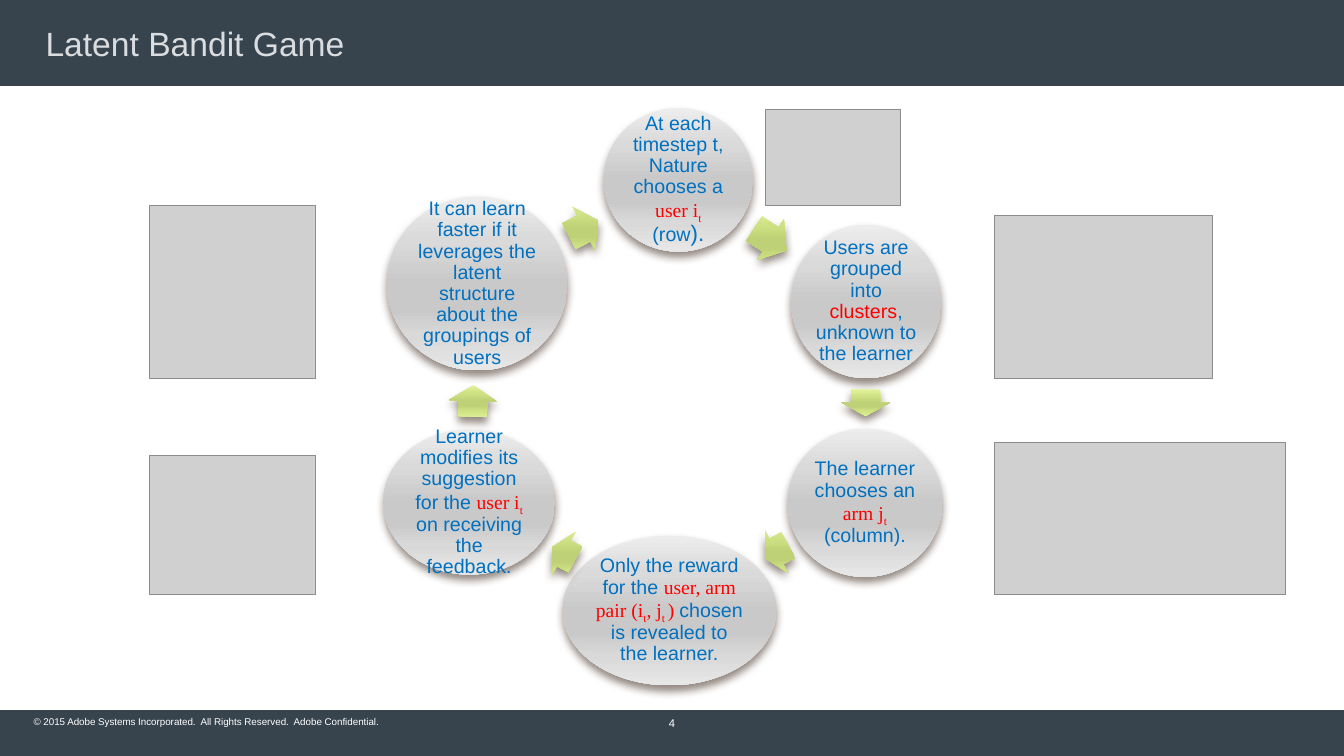
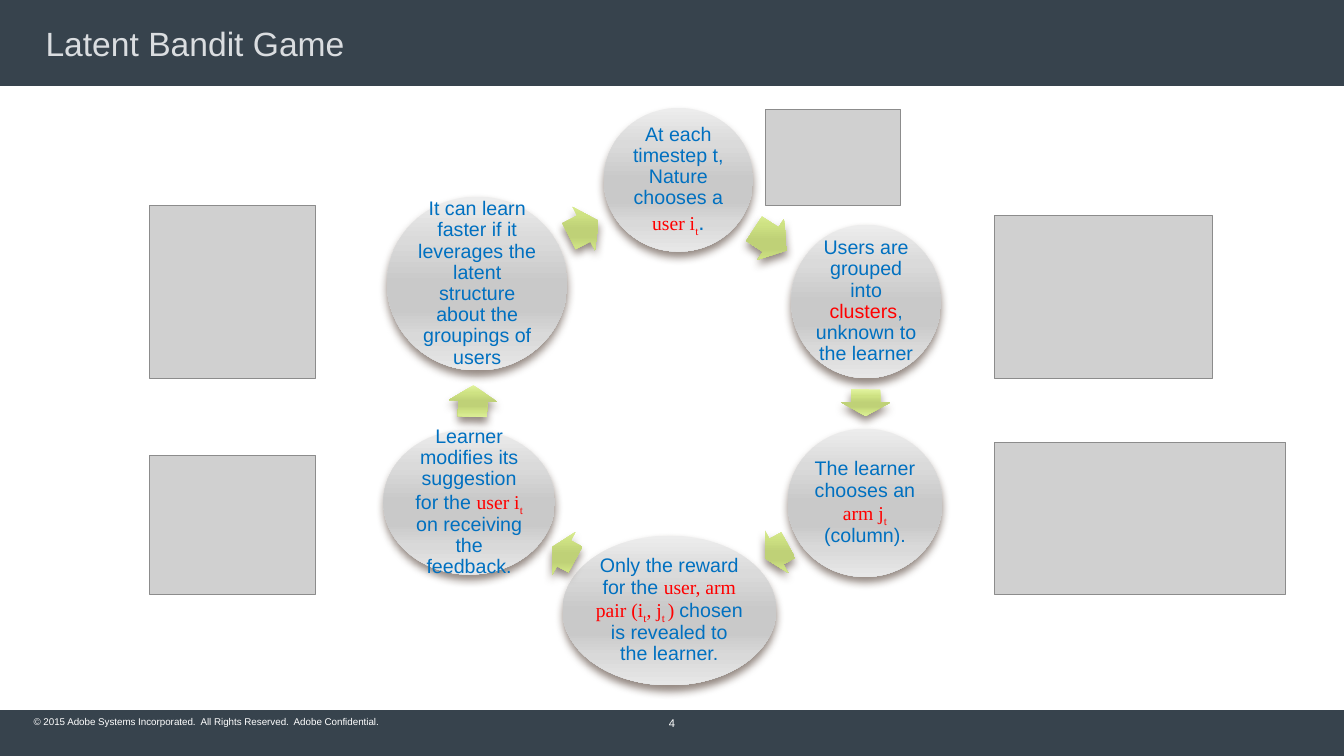
Before and after one commit to Subhojyoti/Adobe_Intern, a slide deck: slide 4 of Adobe PPT/Subho_Inception_talk.pptx. Drawn at 1344x756 pixels with LibreOffice and Linux fonts; fonts in the diff are those of the drawing; grey boxes stand for pictures; background and template pictures are left out. Boxes give left, top, right and bottom in pixels: in the first picture for what was removed or moved away, otherwise in the second. Text is boxed around its words. In the diff, an @@ line names an element or a change of style, - is before the commit and + after.

```diff
--- a/Adobe PPT/Subho_Inception_talk.pptx
+++ b/Adobe PPT/Subho_Inception_talk.pptx
@@ text at (633, 126, 724, 230): text changed @@
-At each timestep t, Nature chooses a user it (row).
+At each timestep t, Nature chooses a user it.
```
Also in this commit, not shown: 6 other slides changed, 8 other files.
